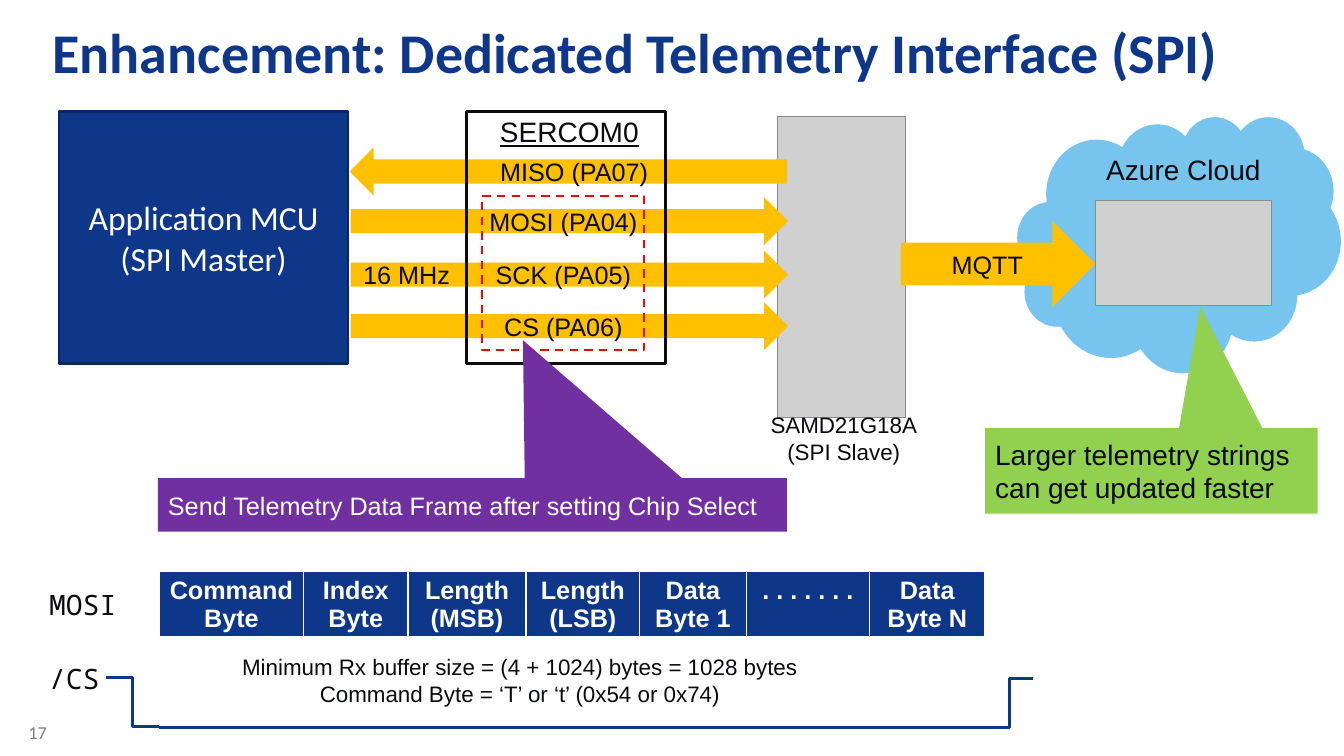
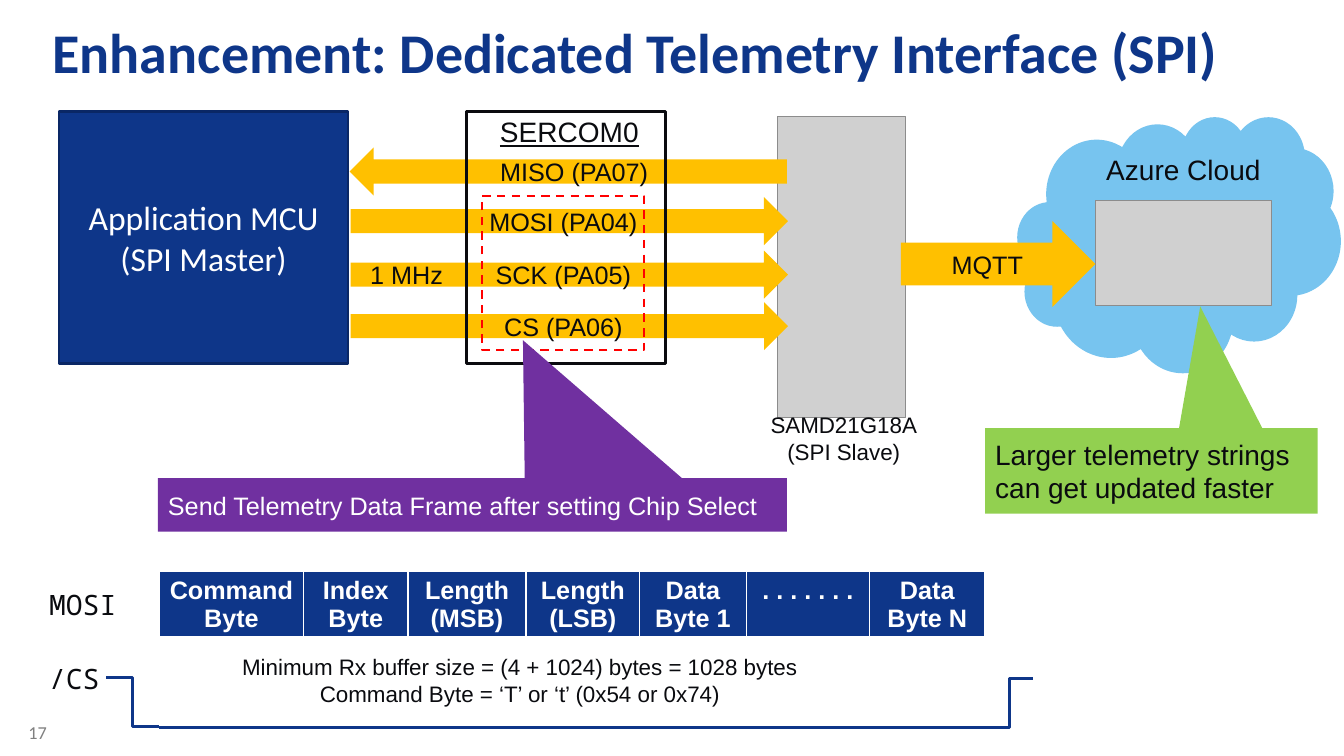
Before and after one commit to danewalton/Microchip-SAM-IoT-Wx, a slide deck: slide 17 of AO-Smith-MSFT-MCHP-r6.pptx. Drawn at 1344x756 pixels with LibreOffice and Linux fonts; fonts in the diff are those of the drawing; grey boxes stand for pictures; background and template pictures are left out. Boxes give left, top, right and bottom in pixels: in the first picture for what was removed or moved away, otherwise in the second. Text is boxed around its words. In the diff, an @@ line names an element or a change of style, - is before the commit and + after.

Commit message:
Update spec

```diff
--- a/AO-Smith-MSFT-MCHP-r6.pptx
+++ b/AO-Smith-MSFT-MCHP-r6.pptx
@@ text at bbox=[370, 266, 443, 289]: text changed @@
-16 MHz
+1 MHz
```
